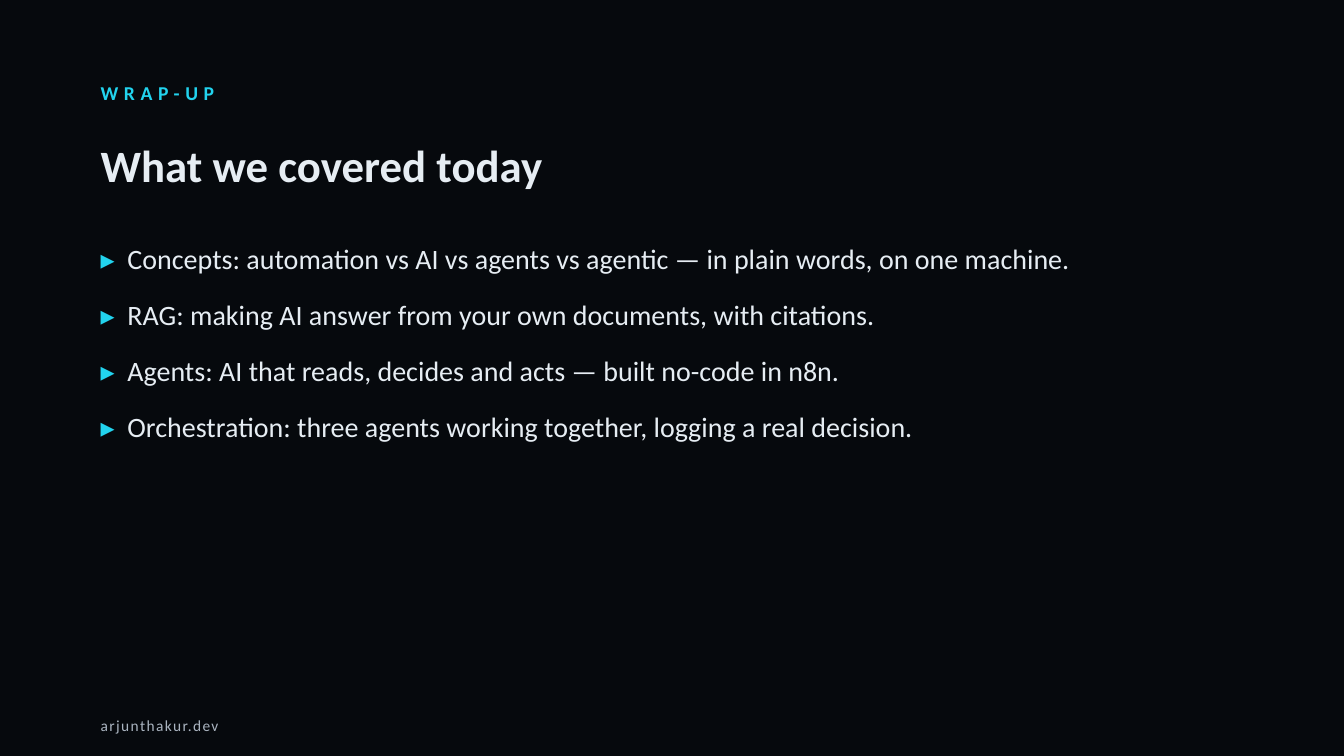
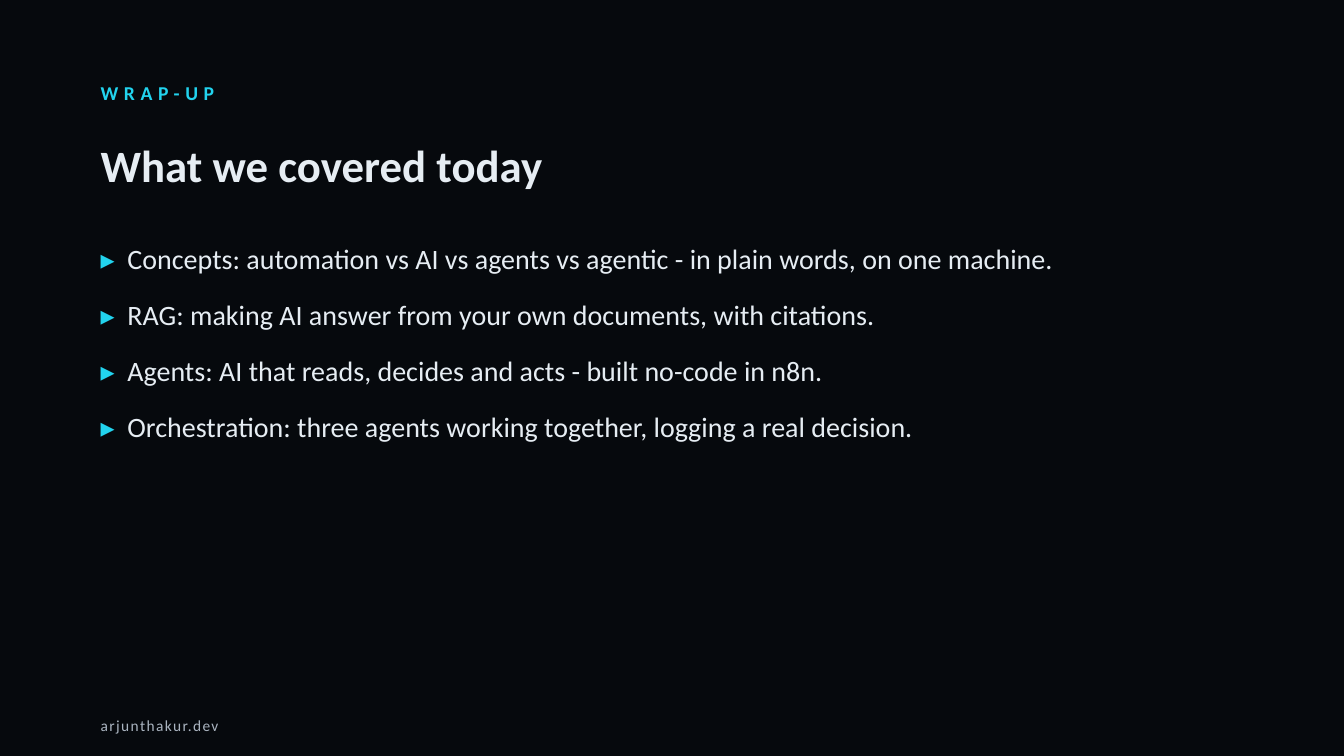
Before and after one commit to thakurarjun247/lgelectronics, a slide deck: slide 37 of LG-AI-Training-4hr.pptx (slide 36 before the commit). Drawn at 1344x756 pixels with LibreOffice and Linux fonts; fonts in the diff are those of the drawing. Boxes give left, top, right and bottom in pixels: in the first picture for what was removed or moved away, otherwise in the second. Text is boxed around its words. In the diff, an @@ line names an element or a change of style, - is before the commit and + after.

```diff
--- a/LG-AI-Training-4hr.pptx
+++ b/LG-AI-Training-4hr.pptx
@@ text at [127,249,1053,274]: text changed @@
-▸ Concepts: automation vs AI vs agents vs agentic — in plain words, on one machine.
+▸ Concepts: automation vs AI vs agents vs agentic - in plain words, on one machine.
@@ text at [127,361,822,386]: text changed @@
-▸ Agents: AI that reads, decides and acts — built no-code in n8n.
+▸ Agents: AI that reads, decides and acts - built no-code in n8n.
```
Also in this commit, not shown: 25 other slides changed, 2 slides added, 1 slide removed, 2 other files.
